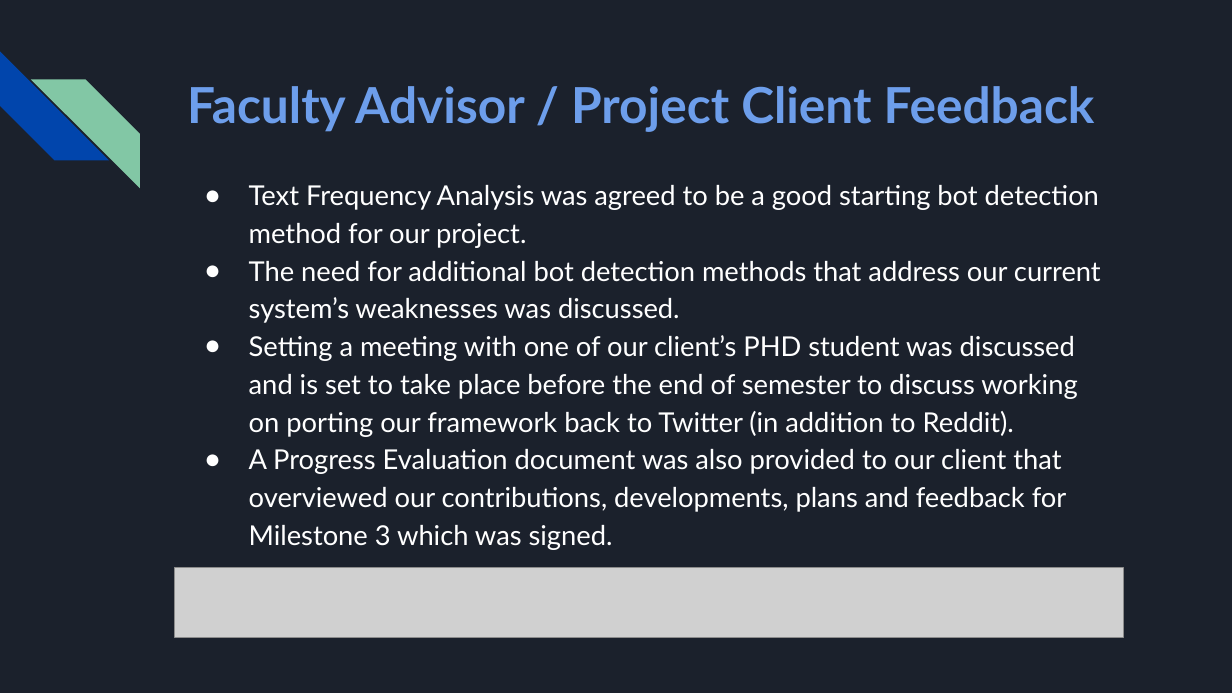
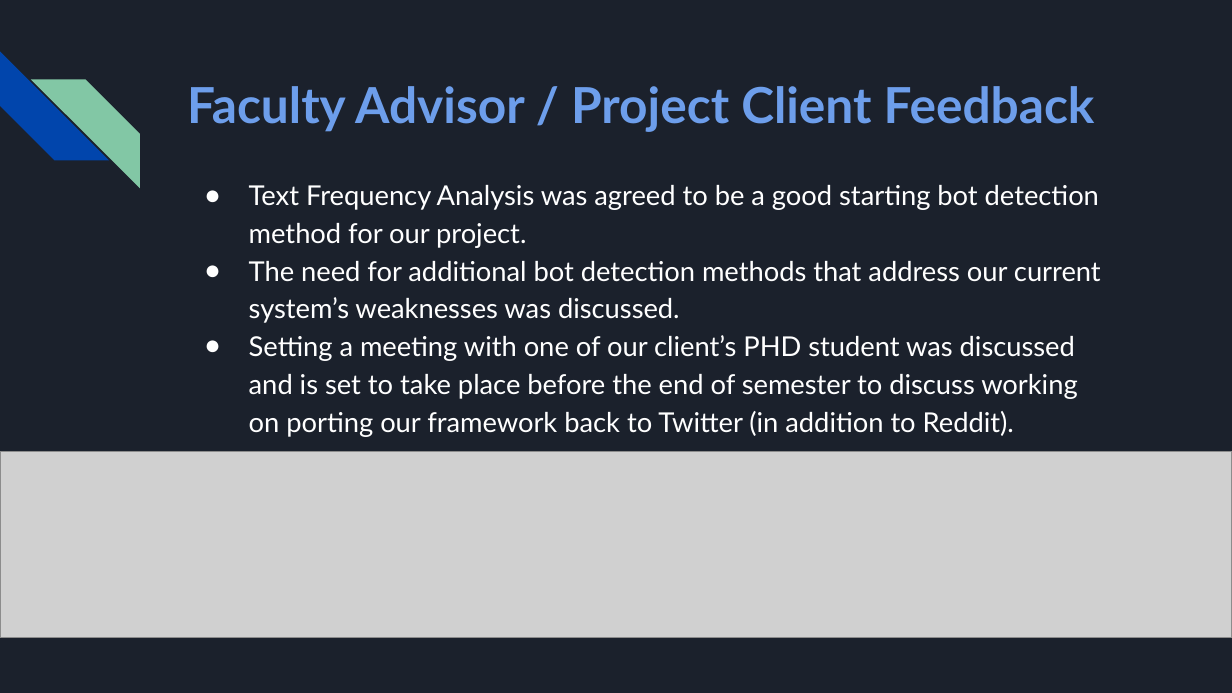
Before and after one commit to Balkirprpl/Balkirprpl.github.io, a slide deck: slide 9 of Police Bot Milestone 3 Presentation.pptx. Drawn at 1232x693 pixels with LibreOffice and Linux fonts; fonts in the diff are those of the drawing; grey boxes stand for pictures. Boxes give left, top, right and bottom in pixels: in the first picture for what was removed or moved away, otherwise in the second. Text is boxed around its words. In the diff, an @@ line names an element or a change of style, - is before the commit and + after.

Commit message:
milestone 3

```diff
--- a/Police Bot Milestone 3 Presentation.pptx
+++ b/Police Bot Milestone 3 Presentation.pptx
@@ text at [249, 449, 1067, 550]: paragraph removed @@
-● A Progress Evaluation document was also provided to our client that overviewed our contributions, developments, plans and feedback for Milestone 3 which was signed.
@@ picture: place and size @@
-picture at [175, 568, 1124, 638]
+picture at [0, 452, 1232, 638]
```
Also in this commit, not shown: 1 other slide changed, 3 other files.
